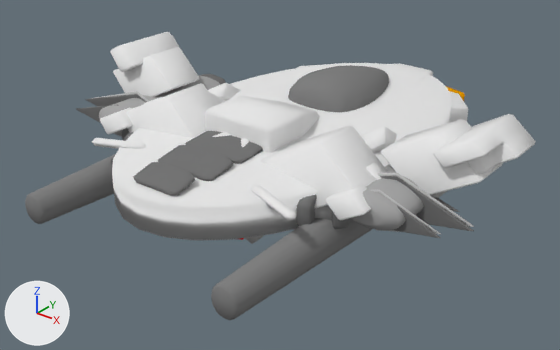
The Blender file blends/What_.blend, before and after one commit.
The view is the same before and after, from a 50 mm camera at (39.2, -51.4, 26.6) aimed at (-0.3, -2.0, -4.1). Arrows for +X, +Y and +Z are at lower left; the lights stay in place.
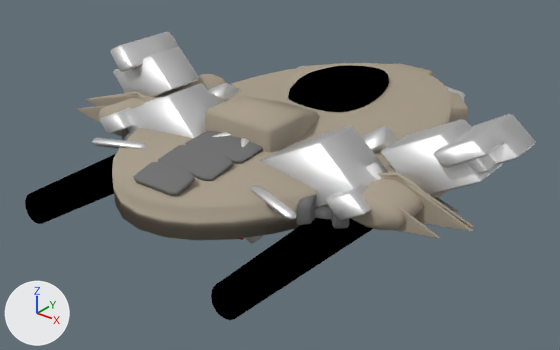
The change, as a diff of the scene's bpy script:
```diff
--- a/blends/What_.blend.py
+++ b/blends/What_.blend.py
@@ mat_material_003 @@
 mat_material_003 = diffuse_material('Material.003')
-mat_material_003.base_color = (0.214, 0.214, 0.214)  # grey #7f7f7f
+mat_material_003.base_color = (0.0, 0.0, 0.0)  # black #000000
@@ mat_material_011 @@
 mat_material_011 = diffuse_material('Material.011')
-mat_material_011.base_color = (0.8, 0.8, 0.8)  # white #e7e7e7
+mat_material_011.base_color = (0.411, 0.356, 0.279)  # beige #aca190
@@ mat_material_005 @@
-mat_material_005 = diffuse_material('Material.005')
-mat_material_005.base_color = (0.8, 0.8, 0.8)  # white #e7e7e7
+mat_material_005 = principled_material('Material.005')
+mat_material_005.base_color = (0.787, 0.787, 0.787)  # white #e5e5e5
+mat_material_005.metallic = 1.0
@@ me_cube_016 @@
 me_cube_016.from_pydata(...)  # 12 vertices, 10 faces; spans x -1.6..1.6, y -9.32..-7.24, z -0.8..0.8
-me_cube_016.materials.append(mat_material_017)  # orange #e79900
+me_cube_016.materials.append(mat_material_005)  # white #e5e5e5
@@ me_cube_087 @@
 me_cube_087.from_pydata(...)  # 3 vertices, 1 face; spans x -1.9..0.0, y 0.12..1.01, z -0.73..0.0
-me_cube_087.materials.append(mat_material_007)  # grey #757575
+me_cube_087.materials.append(mat_material_011)  # beige #aca190
@@ me_cube_084 @@
 me_cube_084.from_pydata(...)  # 3 vertices, 1 face; spans x -1.9..0.0, y 0.12..1.01, z -0.73..0.0
-me_cube_084.materials.append(mat_material_007)  # grey #757575
+me_cube_084.materials.append(mat_material_011)  # beige #aca190
@@ me_cube_053 @@
 me_cube_053.from_pydata(...)  # 3 vertices, 1 face; spans x -1.83..0.0, y 0.42..1.61, z -0.83..0.0
-me_cube_053.materials.append(mat_material_006)  # grey #bbbbbb
+me_cube_053.materials.append(mat_material_011)  # beige #aca190
@@ me_cube_049 @@
 me_cube_049.from_pydata(...)  # 3 vertices, 1 face; spans x -1.9..0.0, y 0.12..1.01, z -0.73..0.0
-me_cube_049.materials.append(mat_material_007)  # grey #757575
+me_cube_049.materials.append(mat_material_011)  # beige #aca190
@@ me_cube_046 @@
 me_cube_046.from_pydata(...)  # 3 vertices, 1 face; spans x -1.9..0.0, y 0.12..1.01, z -0.73..0.0
-me_cube_046.materials.append(mat_material_007)  # grey #757575
+me_cube_046.materials.append(mat_material_011)  # beige #aca190
@@ me_cube_045 @@
 me_cube_045.from_pydata(...)  # 3 vertices, 1 face; spans x -1.83..0.0, y 0.42..1.61, z -0.83..0.0
-me_cube_045.materials.append(mat_material_006)  # grey #bbbbbb
+me_cube_045.materials.append(mat_material_011)  # beige #aca190
@@ me_cube_081 @@
 me_cube_081.from_pydata(...)  # 8 vertices, 6 faces; spans x 7.26..8.82, y -4.37..-1.98, z -5.1..-3.54
-me_cube_081.materials.append(mat_material)  # white #e7e7e7
+me_cube_081.materials.append(mat_material_005)  # white #e5e5e5
@@ me_cube_064 @@
 me_cube_064.from_pydata(...)  # 8 vertices, 6 faces; spans x 5.18..6.93, y -3.26..-0.14, z -3.95..-2.2
-me_cube_064.materials.append(mat_material)  # white #e7e7e7
+me_cube_064.materials.append(mat_material_005)  # white #e5e5e5
@@ me_cube_051 @@
 me_cube_051.from_pydata(...)  # 8 vertices, 6 faces; spans x 7.24..9.53, y -7.08..-3.58, z -6.68..-4.39
-me_cube_051.materials.append(mat_material)  # white #e7e7e7
+me_cube_051.materials.append(mat_material_005)  # white #e5e5e5
@@ me_cube_050 @@
 me_cube_050.from_pydata(...)  # 8 vertices, 6 faces; spans x 5.85..8.14, y -9.57..-6.07, z -5.38..-3.1
-me_cube_050.materials.append(mat_material)  # white #e7e7e7
+me_cube_050.materials.append(mat_material_005)  # white #e5e5e5
@@ me_cube_037 @@
 me_cube_037.from_pydata(...)  # 32 vertices, 30 faces; spans x 6.87..9.16, y -8.77..-2.37, z -5.48..-3.19
-me_cube_037.materials.append(mat_material)  # white #e7e7e7
+me_cube_037.materials.append(mat_material_005)  # white #e5e5e5
@@ me_cube_035 @@
 me_cube_035.from_pydata(...)  # 8 vertices, 6 faces; spans x 4.39..7.75, y -9.12..-3.65, z -4.93..-1.57
-me_cube_035.materials.append(mat_material)  # white #e7e7e7
+me_cube_035.materials.append(mat_material_005)  # white #e5e5e5
@@ me_cube_015 @@
 me_cube_015.from_pydata(...)  # 8 vertices, 6 faces; spans x 1.6..6.29, y -8.73..-1.09, z -5.12..-0.42
-me_cube_015.materials.append(mat_material)  # white #e7e7e7
+me_cube_015.materials.append(mat_material_005)  # white #e5e5e5
@@ me_cylinder_006 @@
 me_cylinder_006.from_pydata(...)  # 64 vertices, 50 faces; spans x -6.95..-4.63, y -8.36..2.56, z -0.46..1.87
-me_cylinder_006.materials.append(mat_material_008)  # grey #a5a5a5
+me_cylinder_006.materials.append(mat_material_011)  # beige #aca190
@@ me_cylinder_016 @@
 me_cylinder_016.from_pydata(...)  # 64 vertices, 50 faces; spans x -7.89..-5.89, y -14.04..-7.08, z -0.52..1.48
-me_cylinder_016.materials.append(mat_material_009)  # grey #727272
+me_cylinder_016.materials.append(mat_material_011)  # beige #aca190
@@ ob_cube_082 @@
-ob_cube_082 = bpy.data.objects.new('Cube.082', me_cube_083)
```

Pixel boxes [x1, y1, x2, y2] of what changed, in the pictures (560 x 350 px):
'Cylinder.003', recoloured: [112, 63, 452, 240] in both
'Cube.014', recoloured (white to grey): [126, 83, 388, 208] in both
'Cube.015', recoloured (white to grey): [113, 47, 503, 195] in both
'Cylinder.008', recoloured (grey to black): [211, 218, 373, 320] in both
'Cube.050', recoloured (white to grey): [110, 32, 536, 174] in both
'Cube.056', recoloured (white to beige): [205, 96, 320, 152] in both
'Cube.055', recoloured (grey to black): [288, 65, 389, 112] in both
'Cylinder.013', recoloured: [99, 76, 447, 230] in both
'Cylinder.010', recoloured (grey to black): [25, 154, 116, 224] in both
'Cube.064', recoloured (white to grey): [100, 108, 371, 220] in both
'Cube.047', recoloured: [380, 176, 474, 231] in both
'Cube.053', recoloured (white to grey): [208, 83, 397, 152] in both
'Cube.041', recoloured (white to grey): [241, 138, 297, 221] in both
'Cube.017', recoloured: [417, 84, 468, 122] in both
'Cube.083', recoloured: [379, 192, 441, 238] in both
'Cube.062', recoloured (white to beige): [367, 63, 433, 82] in both
'Cube.091', recoloured (white to grey): [92, 132, 230, 149] in both
'Cube.049', recoloured: [378, 173, 474, 227] in both
'Cube.033', recoloured: [85, 94, 147, 106] in both
'Cube.086', recoloured: [76, 105, 119, 123] in both
'Cube.082', deleted: before [371, 190, 441, 234]
'Cylinder.017', recoloured: [199, 74, 226, 84] in both
'Cube.032', recoloured: [95, 91, 149, 102] in both
'Cube.052', recoloured: [209, 92, 225, 105] in both
'Cube.023', recoloured: [294, 64, 326, 74] in both
'Cube.068', recoloured: [446, 86, 465, 101] in both
'Cube.080', recoloured: [171, 35, 179, 47] in both
